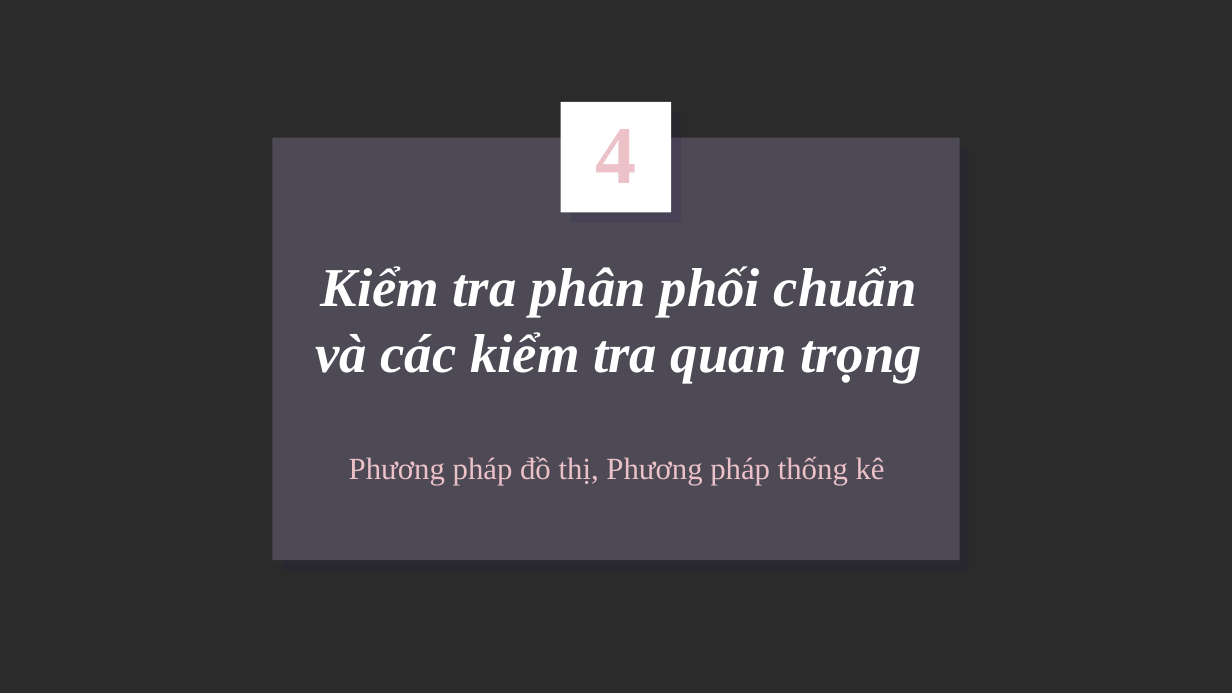
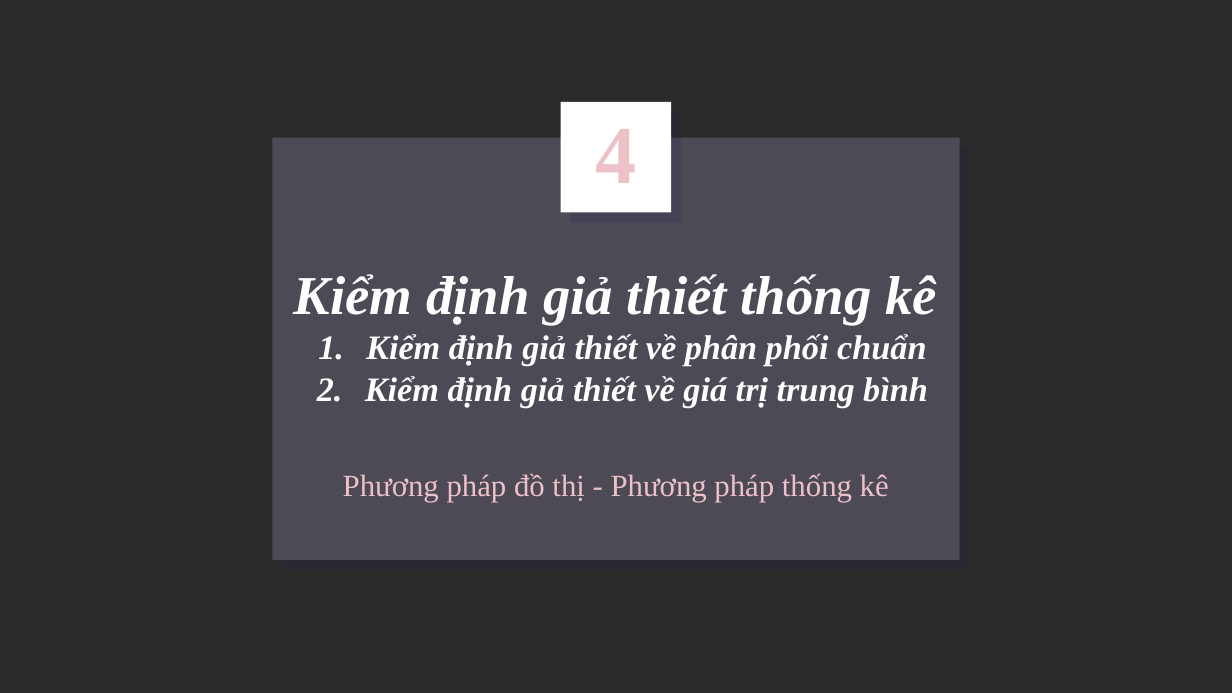
Before and after one commit to anhhuong20/ProjectTeam12, a slide deck: slide 34 of Team12.pptx (slide 35 before the commit). Drawn at 1232x693 pixels with LibreOffice and Linux fonts; fonts in the diff are those of the drawing; background and template pictures are left out; a plain dark background stands for a picture behind light text. Boxes give left, top, right and bottom in pixels: in the first picture for what was removed or moved away, otherwise in the second. Text is boxed around its words. In the diff, an @@ line names an element or a change of style, - is before the commit and + after.

```diff
--- a/Team12.pptx
+++ b/Team12.pptx
@@ title at (294, 274, 937, 408): text changed; size 32 to 20 pt @@
-Kiểm tra phân phối chuẩn và các kiểm tra quan trọng
+Kiểm định giả thiết thống kê
+1. Kiểm định giả thiết về phân phối chuẩn
+2. Kiểm định giả thiết về giá trị trung bình
@@ subtitle at (343, 473, 889, 502): text changed @@
-Phương pháp đồ thị, Phương pháp thống kê
+Phương pháp đồ thị - Phương pháp thống kê
```
Also in this commit, not shown: 11 other slides changed, 8 slides added, 8 slides removed, 1 other file.
